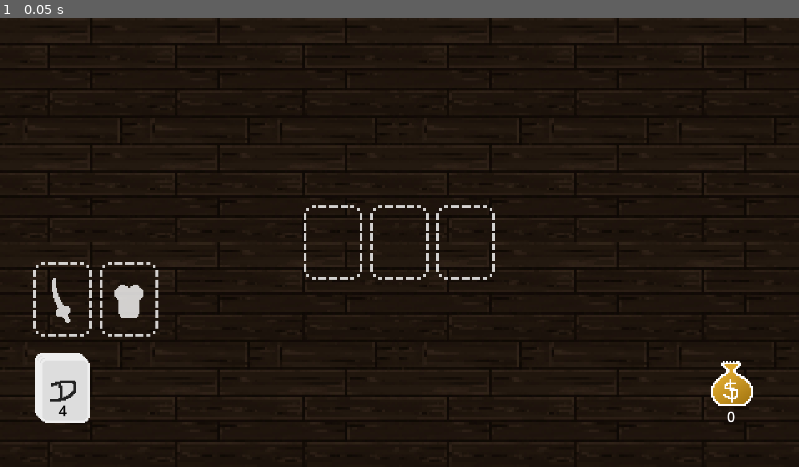
Above: before the commit, frame 1.
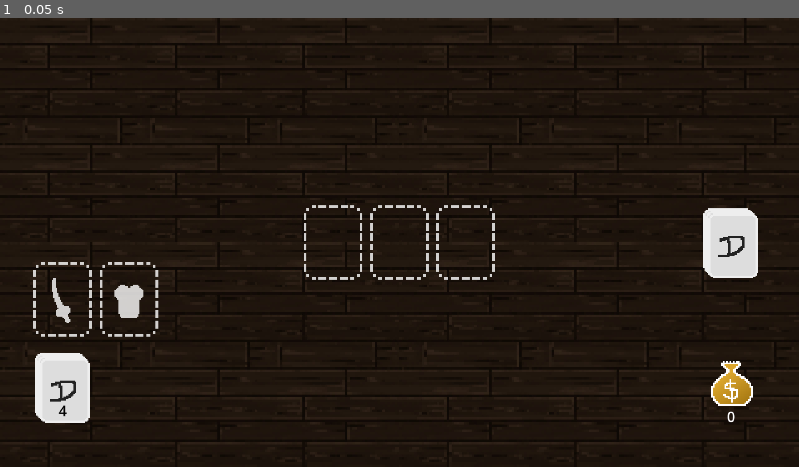
Above: after the commit, the same moment.

Repository: jotadestruicoes/balatro2
Game: Godot game, scene res://misc/else/main_scene.tscn
Same seed, same stepped clock (60 frames per second), same inputs: the game is played once before the commit and once after it.
Inputs:
- Up to frame 1 (0.05 s): no input

The runs differ from the first frame. In frame 1, 1.0% of the frame differs, in the area x 87-95%, y 42-58%.

Commit message:
Event Deck being implemented
Adding the event cards! Implementation may be mostly complete by next commit.

Diff:
--- a/misc/else/deck.tscn
+++ b/misc/else/deck.tscn
@@ -16,6 +16,7 @@
 texture = ExtResource("1_s2uno")
 
 [node name="Area2D" type="Area2D" parent="."]
+z_index = -1
 collision_layer = 4
 collision_mask = 4
 
--- /dev/null
+++ b/misc/else/event_card.tscn
@@ -0,0 +1,76 @@
+[gd_scene load_steps=4 format=3 uid="uid://5cajnlheimin"]
+
+[ext_resource type="Texture2D" uid="uid://bwvkp7r3pv80q" path="res://assets/card/event_card.png" id="1_c7dpi"]
+
+[sub_resource type="RectangleShape2D" id="RectangleShape2D_0ko3g"]
+size = Vector2(120, 156)
+
+[sub_resource type="LabelSettings" id="LabelSettings_brse5"]
+line_spacing = -2.0
+font_size = 10
+
+[node name="EventCard" type="Node2D"]
+z_index = 1
+
+[node name="Area2D" type="Area2D" parent="."]
+collision_layer = 256
+collision_mask = 256
+
+[node name="CollisionShape2D" type="CollisionShape2D" parent="Area2D"]
+shape = SubResource("RectangleShape2D_0ko3g")
+
+[node name="EventCard" type="Sprite2D" parent="."]
+scale = Vector2(3, 3)
+texture = ExtResource("1_c7dpi")
+
+[node name="EventName" type="Label" parent="."]
+modulate = Color(0.133333, 0.133333, 0.133333, 1)
+offset_left = -52.0
+offset_top = -67.0
+offset_right = 53.0
+offset_bottom = -44.0
+text = "EVENT NAME!"
+
+[node name="EventDescription" type="Label" parent="."]
+modulate = Color(0.133333, 0.133333, 0.133333, 1)
+offset_left = -52.0
+offset_top = -40.0
+offset_right = 53.0
+offset_bottom = -2.0
+text = "event description yeeeah long ass description"
+label_settings = SubResource("LabelSettings_brse5")
+horizontal_alignment = 1
+vertical_alignment = 1
+autowrap_mode = 3
+
+[node name="EventDescription2" type="Label" parent="."]
+modulate = Color(0.133333, 0.133333, 0.133333, 1)
+offset_left = -52.0
+offset_top = -40.0
+offset_right = 53.0
+offset_bottom = -2.0
+text = "event description yeeeah long ass description"
+label_settings = SubResource("LabelSettings_brse5")
+horizontal_alignment = 1
+vertical_alignment = 1
+autowrap_mode = 3
+
+[node name="Event" type="Label" parent="."]
+modulate = Color(0.133333, 0.133333, 0.133333, 1)
+offset_left = -50.0
+offset_top = 8.0
+offset_right = 51.0
+offset_bottom = 31.0
+text = "REQUISITES"
+horizontal_alignment = 1
+vertical_alignment = 1
+
+[node name="Label5" type="Label" parent="."]
+modulate = Color(0.133333, 0.133333, 0.133333, 1)
+offset_left = -50.0
+offset_top = 36.0
+offset_right = 51.0
+offset_bottom = 59.0
+text = "REWARDS"
+horizontal_alignment = 1
+vertical_alignment = 1
--- /dev/null
+++ b/misc/else/event_deck.gd
@@ -0,0 +1,33 @@
+extends Node2D
+
+var event_deck = ["give2cards", "give1card", "receive2card"]
+
+@onready var player_hand: Node2D = $"../PlayerHand"
+@onready var card_manager: Node2D = $"../CardManager"
+
+func _ready() -> void:
+	event_deck.shuffle()
+
+func draw_event_card():
+	event_deck.shuffle()
+
+	var event_card_drawn = event_deck[0]
+	var sprite_of_drawn_card = event_card_drawn
+
+	#if event_deck.size() == 0: #EVENT DECK WILL NEVER BE EMPTY
+		#$Area2D/CollisionShape2D.disabled = true
+		#$RichTextLabel.visible = false
+
+	var event_card_scene = preload("res://misc/else/event_card.tscn")
+	var new_card = event_card_scene.instantiate() #CREATING EVENT CARD
+	new_card.position = self.position
+	$"../CardManager".add_child(new_card)
+	print(new_card.position)
+	update_event_card_position(new_card, Vector2(self.position.x - 170, self.position.y), Vector2(1.4,1.4))
+
+func update_event_card_position(event_card, new_position, new_scale):
+	var tween = get_tree().create_tween()
+	tween.tween_property(event_card, "position", new_position, 0.2)
+	var tween2 = get_tree().create_tween()
+	tween2.tween_property(event_card, "scale", new_scale, 0.2)
+	print(new_position)
--- /dev/null
+++ b/misc/else/event_deck.tscn
@@ -0,0 +1,23 @@
+[gd_scene load_steps=4 format=3 uid="uid://b561nb00p3me5"]
+
+[ext_resource type="Texture2D" uid="uid://dqyv0i7mdx40o" path="res://assets/deckr.png" id="1_aw7tx"]
+[ext_resource type="Script" path="res://misc/else/event_deck.gd" id="1_skvfv"]
+
+[sub_resource type="RectangleShape2D" id="RectangleShape2D_ep1sn"]
+size = Vector2(132, 168)
+
+[node name="EventDeck" type="Node2D"]
+script = ExtResource("1_skvfv")
+
+[node name="Area2D" type="Area2D" parent="."]
+collision_layer = 8
+collision_mask = 8
+
+[node name="CollisionShape2D" type="CollisionShape2D" parent="Area2D"]
+position = Vector2(0, 2)
+shape = SubResource("RectangleShape2D_ep1sn")
+
+[node name="Deckr" type="Sprite2D" parent="."]
+position = Vector2(0, -1)
+scale = Vector2(3, 3)
+texture = ExtResource("1_aw7tx")
--- a/misc/else/input_manager.gd
+++ b/misc/else/input_manager.gd
@@ -5,9 +5,11 @@
 
 const COLLISION_MASK_CARD = 1
 const COLLISION_MASK_DECK = 4
+const COLLISION_MASK_EVENT_DECK = 8
 
 @onready var card_manager: Node2D = $"../CardManager"
 @onready var deck: Node2D = $"../Deck"
+@onready var event_deck: Node2D = $"../EventDeck"
 
 func _input(event: InputEvent) -> void:
 	if event is InputEventMouseButton and event.button_index == MOUSE_BUTTON_LEFT:
@@ -42,6 +44,9 @@
 			deck.draw_card()
 			return  # já encontrou o deck, não precisa continuar
 
+		elif layer == COLLISION_MASK_EVENT_DECK:
+			event_deck.draw_event_card()
+
 
 #func raycast_at_cursor():
 	#var space_state = get_world_2d().direct_space_state
--- a/misc/else/main_scene.tscn
+++ b/misc/else/main_scene.tscn
@@ -10,6 +10,7 @@
 [ext_resource type="PackedScene" uid="uid://cjgiwpv487vj8" path="res://misc/else/armor_slot.tscn" id="8_otp2m"]
 [ext_resource type="Script" path="res://misc/else/card_slot_armor.gd" id="9_ekgsj"]
 [ext_resource type="PackedScene" uid="uid://b8mb4i0ax2dv8" path="res://misc/else/gold.tscn" id="9_hh51q"]
+[ext_resource type="PackedScene" uid="uid://b561nb00p3me5" path="res://misc/else/event_deck.tscn" id="11_5bsx1"]
 
 [node name="MainScene" type="Node2D"]
 
@@ -17,7 +18,6 @@
 position = Vector2(960, 540)
 
 [node name="Tabledark" parent="." instance=ExtResource("1_651ig")]
-z_index = -2
 
 [node name="CardManager" type="Node2D" parent="."]
 script = ExtResource("2_tnipr")
@@ -50,3 +50,8 @@
 
 [node name="SlotMiddle3" parent="." instance=ExtResource("4_xi0k4")]
 position = Vector2(1119, 540)
+
+[node name="EventDeck" parent="." instance=ExtResource("11_5bsx1")]
+position = Vector2(1756, 540)
+
+[node name="EventCardManager" type="Node2D" parent="."]
--- a/misc/else/tabledark.tscn
+++ b/misc/else/tabledark.tscn
@@ -3,6 +3,7 @@
 [ext_resource type="Texture2D" uid="uid://mhdo3wgnvehb" path="res://assets/tabledark.jpg" id="1_dm76t"]
 
 [node name="Node2D" type="Node2D"]
+z_index = -2
 
 [node name="Tabledark" type="Sprite2D" parent="."]
 position = Vector2(480, 270)
--- a/project.godot
+++ b/project.godot
@@ -24,6 +24,14 @@
 
 theme/default_font_multichannel_signed_distance_field=true
 
+[layer_names]
+
+2d_physics/layer_1="Card"
+2d_physics/layer_2="Card Slot"
+2d_physics/layer_3="Deck"
+2d_physics/layer_4="Event Deck"
+2d_physics/layer_9="Event Card"
+
 [rendering]
 
 textures/canvas_textures/default_texture_filter=0
Binary file added: assets/card/event_card.png
Not shown, added: assets/card/event_card.png.import
Not shown: 1 places in misc/else/main_scene.tscn that only renumber resources
